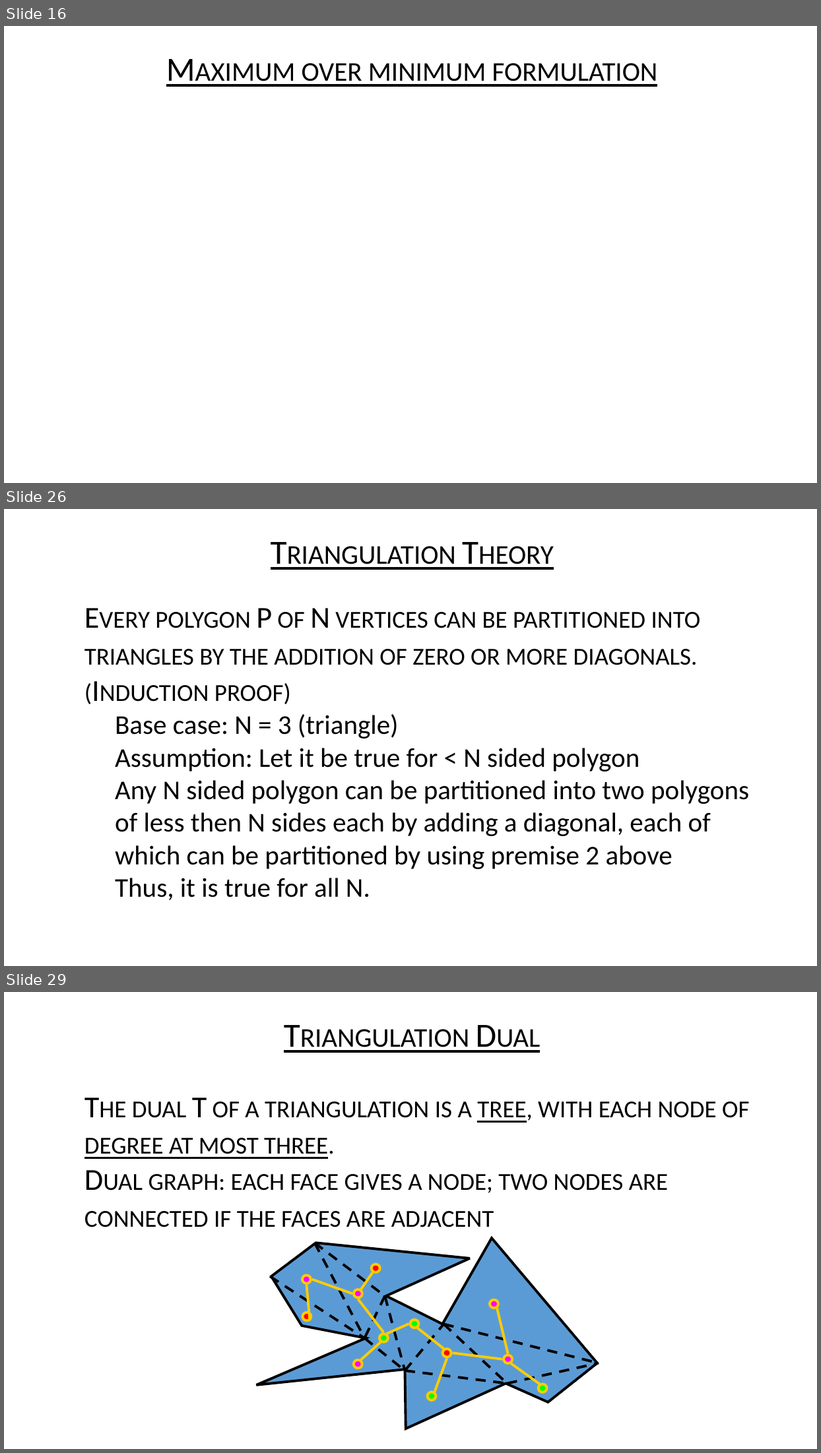
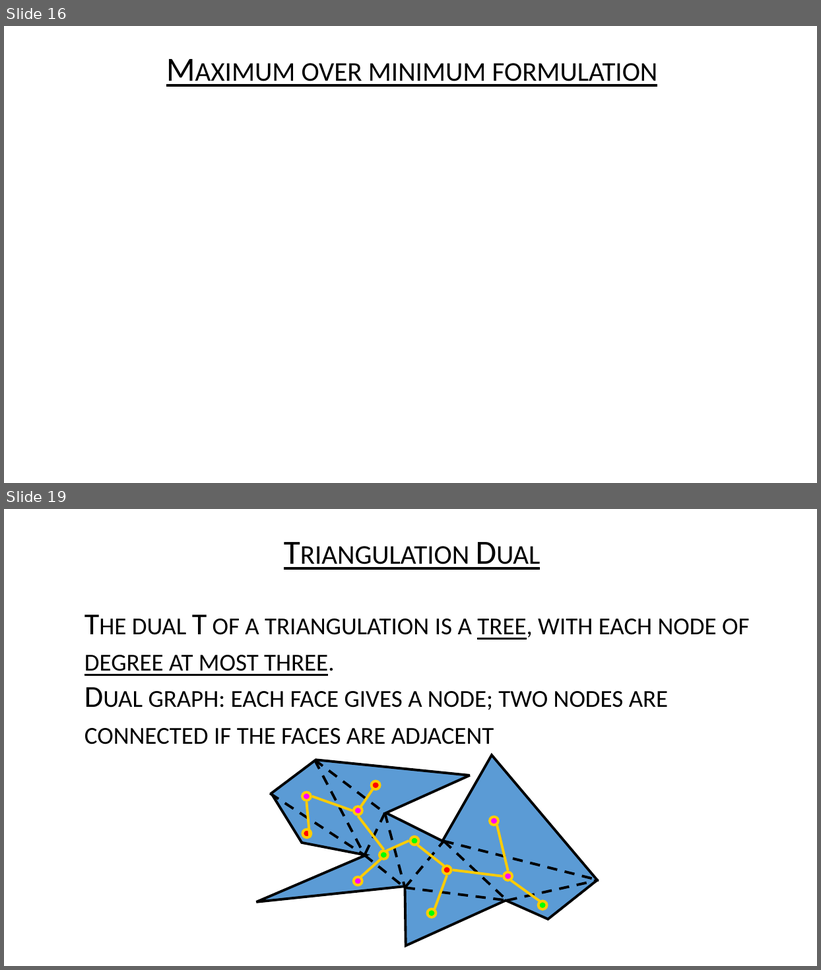
Before and after one commit to USFDataVisualization/Computational-Geometry-Lecture, a slide deck: M09-art_gallery_problem.pptx. Shown one above the other, each under a label of ours: slides 16, 26 and 29 before the commit, slides 16 and 19 after it; the slides between them are not shown. The pictures are 821x1453 and 821x970 pixels, drawn with LibreOffice and Linux fonts; fonts in the diff are those of the drawing; grey boxes stand for pictures; background and template pictures are left out. Boxes give left, top, right and bottom in pixels: in the first picture for what was removed or moved away, otherwise in the second. Text is boxed around its words. In the diff, an @@ line names an element or a change of style, - is before the commit and + after.

```diff
--- a/M09-art_gallery_problem.pptx
+++ b/M09-art_gallery_problem.pptx
@@ slide 26 removed at (x1=4, y1=509, x2=817, y2=966), background #FFFFFF @@
@@ text removed at (x1=110, y1=527, x2=710, y2=578) @@
-• Triangulation Theory
@@ text removed at (x1=85, y1=608, x2=749, y2=900) @@
-• Every polygon P of N vertices can be partitioned into triangles by the addition of zero or more diagonals. (Induction proof)
-  • Base case: N = 3 (triangle)
-  • Assumption: Let it be true for < N sided polygon
-  • Any N sided polygon can be partitioned into two polygons of less then N sides each by adding a diagonal, each of which can be partitioned by using premise 2 above
-  • Thus, it is true for all N.
@@ what was slide 29 is now slide 19 @@
```
Also in this commit, not shown: 5 slides changed, 9 other slides removed, 33 other files.
